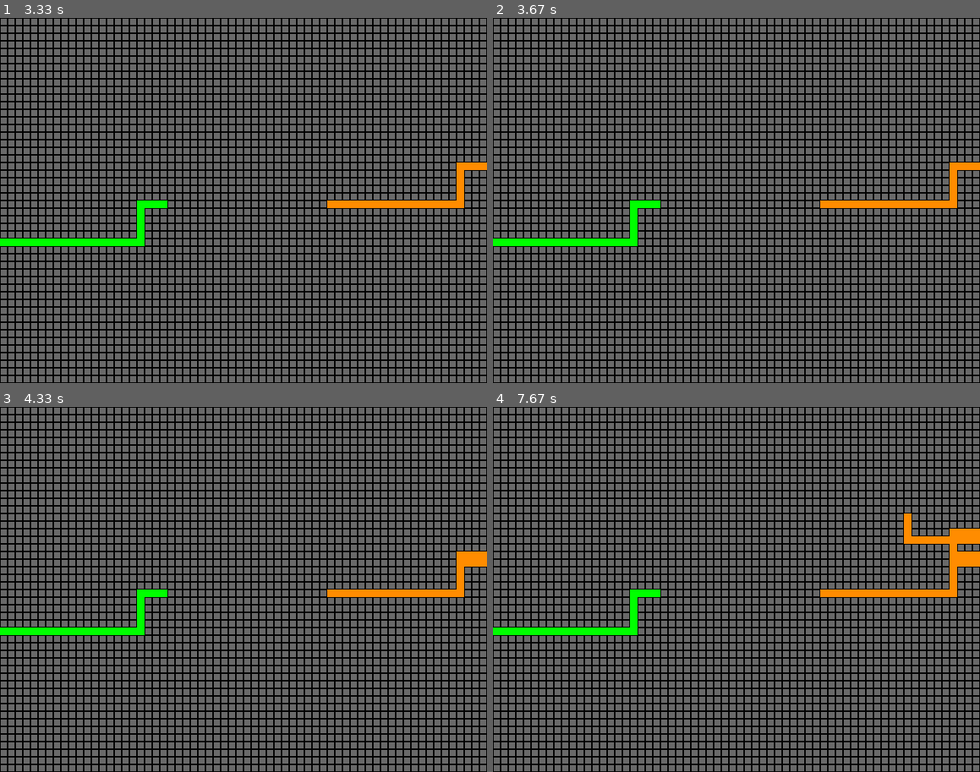
Above: before the commit, frames 1-4 (two rows, left to right).
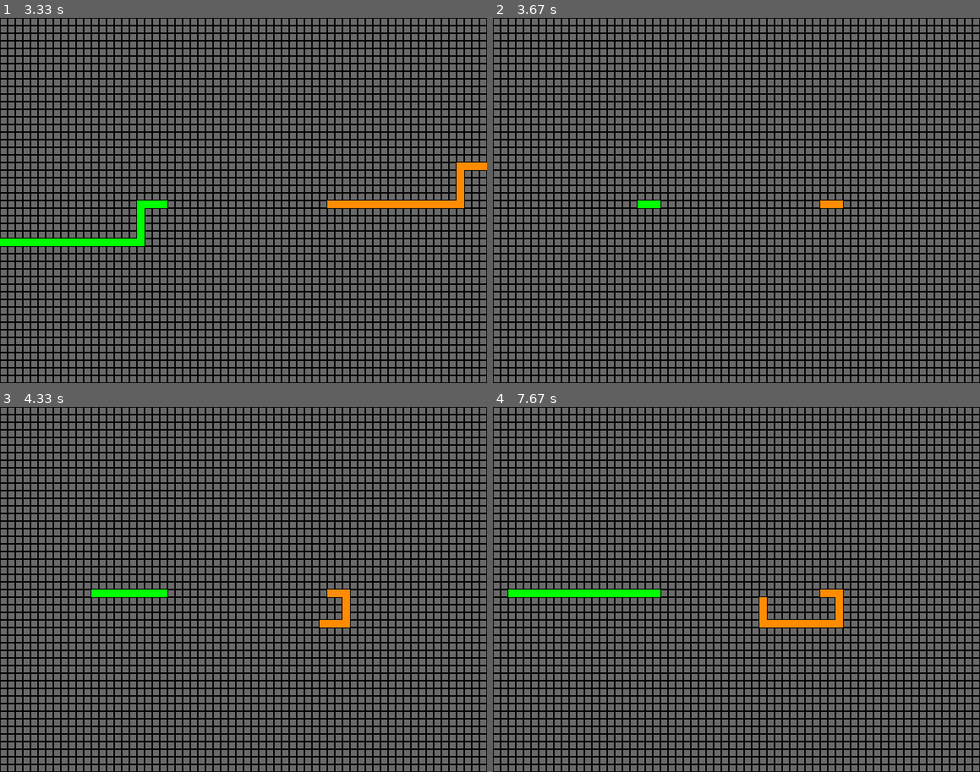
Above: after the commit, the same moments.

Repository: sd18spring/InteractiveProgramming
Game: pygame game, started from tron-master.py
Same seed, same stepped clock (60 frames per second), same inputs: the game is played once before the commit and once after it.
Inputs:
- Up to frame 1 (3.33 s): hold S 0.33-0.8 s; hold Right 0.33-0.8 s; tap A at 0.83 s; hold Up 1.73-2.2 s; hold Right 2.23-2.7 s; tap Space at 3.3 s
- Up to frame 2 (3.67 s): no input
- Up to frame 3 (4.33 s): hold Down 3.7-4 s; hold Left from 4.03 s (still down)
- Up to frame 4 (7.67 s): release Left at 4.43 s; hold Up 4.47-4.83 s; hold Right 4.87-5.5 s; tap Space at 5.53 s; hold Down 5.93-6.3 s; hold Left 6.33-6.8 s; hold Right 6.83-7.3 s; hold Up 7.33-7.63 s

Frame 1 is identical in both runs. In frame 2, 1.5% of the frame differs, in the area x 0-100%, y 39-63%; in frame 3, 2.0%; in frame 4, 3.3%, in the area x 0-100%, y 29-63%.

Commit message:
Final Version

Diff:
--- a/tron-master.py
+++ b/tron-master.py
@@ -9,7 +9,7 @@
 import time
 
 class PyGameWindowView(object):
-    def __init__(self,model,width=640,height=480):
+    def __init__(self,model,width,height):
         self.model = model
         size = (width,height)
         self.model.screen = pygame.display.set_mode(size)
@@ -21,7 +21,7 @@
         for i in range(self.model.height):
             for j in range(self.model.width):
                 cell_coord = (i*self.model.cell_length,j*self.model.cell_length)
-                self.model.cells[(i,j)] = Cell(self.model.screen,cell_coord,cell_size)
+                self.model.cells[(i,j)] = Cellview(self.model.screen,cell_coord,cell_size)
         all_cells = self.model.cells.values()
         for cell in all_cells:
             cell.draw()
@@ -31,36 +31,70 @@
         pygame.display.update()
 
 class TronModelView(object):
-    def __init__(self,cell_length=10,width=640,height=480):
+    def __init__(self,cell_length,width,height):
         pygame.init()
         size = (width,height)
         self.screen = pygame.display.set_mode(size)
         self.width = width
         self.height = height
         self.cell_length = cell_length
+        self.cell_lst = []
+        self.player_paths = []
         self.player1 = Player(self.screen,10,(self.width/2+100),(self.height/2),"r",(255,140,0))
         self.player2 = Player(self.screen,10,(self.width/2-100),(self.height/2),"l",(0,255,0))
+        self.cells_loc = {}
+        for i in range(self.height//cell_length):
+            for j in range(self.width//cell_length):
+                self.cell_lst.append(Cell((i*self.cell_length,j*self.cell_length),cell_length))
+        self.game_over = False
 
     def _draw_players(self):
         self.player1.draw()
         self.player2.draw()
+
+    def in_cell(self):
+        for cell in self.cell_lst:
+            if self.player1.x in cell.xrange and self.player1.y in cell.yrange:
+                self.player1.current_cell = cell
+                break
+        for cell in self.cell_lst:
+            if self.player2.x in cell.xrange and self.player2.y in cell.yrange:
+                self.player2.current_cell = cell
+                break
 
     def update(self):
         self.player1.update()
         self.player2.update()
         if self.player1.crash():
-            self.end_game("PLAYER 2 ")
-            self.player1.dir = "None"
-            self.player2.dir = "None"
+            self.end_game("GREEN ")
         if self.player2.crash():
-            self.end_game("PLAYER 1 ")
-            self.player1.dir = "None"
-            self.player2.dir = "None"
+            self.end_game("ORANGE ")
+
+        last_seen_p1 = self.player1.current_cell
+        last_seen_p2 = self.player2.current_cell
+        self.in_cell()
+        if self.player1.current_cell != last_seen_p1:
+            self.player_paths.append(last_seen_p1)
+        if self.player2.current_cell != last_seen_p2:
+            self.player_paths.append(last_seen_p2)
+
+        if self.player1.current_cell in self.player_paths:
+            self.end_game("GREEN ")
+        if self.player2.current_cell in self.player_paths:
+            self.end_game("ORANGE ")
 
     def end_game(self,player):
         pygame.display.set_caption(player + "WINS!")
+        self.game_over = True
+        self.player1.dir = "None"
+        self.player2.dir = "None"
 
 class Cell(object):
+    def __init__(self, coords, cell_length):
+        self.xrange = range(coords[0],coords[0]+cell_length)
+        self.yrange = range(coords[1],coords[1]+cell_length)
+
+class Cellview(object):
     def __init__(self, draw_screen, coordinates, side_length):
         self.draw_screen = draw_screen
         self.coordinates = coordinates
@@ -83,6 +117,7 @@
         self.vy = 0
         self.dir = direction
         self.color = color
+        self.current_cell = None
 
     def draw(self):
         line_width = .5
@@ -117,6 +152,18 @@
 class PlayerPath(object):
     def __init__(self,model):
         self.model = model
+        self.model.cells_loc = {}
+        for i in range(self.model.height):
+            for j in range(self.model.height):
+                cell_coords = (i*self.model.cell_length,j*self.model.cell_length)
+                self.model.cells_loc[(i,j)] = Cell(self.model.screen,cell_coords,cell_size)
+        self.model.hit_cells = [(self.model.player1.x,self.model.player1.y),(self.model.player2.x,self.model.player2.y)]
+
+    def update(self):
+        if (self.model.player1.x,self.model.player1,y) not in self.hit_cells:
+            self.hit_cells.append((self.model.player1.x, self.model.player1.y))
+        if (self.model.player2.x,self.model.player2.y) not in self.hit_cells:
+            self.hit_cells.append((self.model.player2.x,self.model.player2.y))
 
 class KeyControl(object):
     def __init__(self, model):
@@ -125,48 +172,61 @@
     def handle_event(self, event):
         if event.type != KEYDOWN:
             return
-        if event.key == pygame.K_LEFT:
+        if event.key == pygame.K_LEFT and self.model.game_over != True:
             if self.model.player1.dir != "r":
                 self.model.player1.dir = "l"
-        if event.key == pygame.K_RIGHT:
+        if event.key == pygame.K_RIGHT and self.model.game_over != True:
             if self.model.player1.dir != "l":
                 self.model.player1.dir = "r"
-        if event.key == pygame.K_DOWN:
+        if event.key == pygame.K_DOWN and self.model.game_over != True:
             if self.model.player1.dir != "u":
                 self.model.player1.dir = "d"
-        if event.key == pygame.K_UP:
+        if event.key == pygame.K_UP and self.model.game_over != True:
             if self.model.player1.dir != "d":
                 self.model.player1.dir = "u"
 
-        if event.key ==pygame.K_a:
+        if event.key ==pygame.K_a and self.model.game_over != True:
             if self.model.player2.dir != "r":
                 self.model.player2.dir = "l"
-        if event.key == pygame.K_d:
+        if event.key == pygame.K_d and self.model.game_over != True:
             if self.model.player2.dir != "l":
                 self.model.player2.dir = "r"
-        if event.key == pygame.K_s:
+        if event.key == pygame.K_s and self.model.game_over != True:
             if self.model.player2.dir != "u":
                 self.model.player2.dir = "d"
-        if event.key == pygame.K_w:
+        if event.key == pygame.K_w and self.model.game_over != True:
             if self.model.player2.dir != "d":
                 self.model.player2.dir = "u"
 
+        if event.key == pygame.K_SPACE and self.model.game_over == True:
+            return True
 
 if __name__ == '__main__':
-    pygame.init()
-    model = TronModelView()
-    view = PyGameWindowView(model)
-    view._init_draw()
-    controller = KeyControl(model)
-
-    running = True
-    while running:
-        for event in pygame.event.get():
-            if event.type == QUIT:
-                running = False
-            controller.handle_event(event)
-        model.update()
-        view.draw()
-        time.sleep(.1)
-
-    pygame.quit()
+
+    def main_loop():
+        pygame.init()
+        running = True
+        while running:
+            model = TronModelView(10,640,480)
+            view = PyGameWindowView(model,640,480)
+            view._init_draw()
+            controller = KeyControl(model)
+
+            game_over = False
+            while not game_over:
+                for event in pygame.event.get():
+                    if event.type == QUIT:
+                        running = False
+                        game_over = True
+                    if controller.handle_event(event):
+                        game_over = True
+                    controller.handle_event(event)
+                model.update()
+                view.draw()
+                time.sleep(.1)
+            for event in pygame.event.get():
+                if event.type == QUIT:
+                    running = False
+        pygame.quit()
+
+    main_loop()
--- a/tron-nc01.py
+++ b/tron-nc01.py
@@ -16,7 +16,7 @@
         for i in range(self.model.height):
             for j in range(self.model.width):
                 cell_coord = (i*self.model.cell_length,j*self.model.cell_length)
-                self.model.cells[(i,j)] = Cell(self.model.screen,cell_coord,cell_size)
+                self.model.cells[(i,j)] = Cellview(self.model.screen,cell_coord,cell_size)
         all_cells = self.model.cells.values()
         for cell in all_cells:
             cell.draw()
@@ -33,13 +33,29 @@
         self.width = width
         self.height = height
         self.cell_length = cell_length
+        self.cell_lst = []
+        self.player_paths = []
         self.player1 = Player(self.screen,10,(self.width/2+100),(self.height/2),"r",(255,140,0))
         self.player2 = Player(self.screen,10,(self.width/2-100),(self.height/2),"l",(0,255,0))
+        self.cells_loc = {}
+        for i in range(self.height//cell_length):
+            for j in range(self.width//cell_length):
+                self.cell_lst.append(Cell((i*self.cell_length,j*self.cell_length),cell_length))
         self.game_over = False
 
     def _draw_players(self):
         self.player1.draw()
         self.player2.draw()
+
+    def in_cell(self):
+        for cell in self.cell_lst:
+            if self.player1.x in cell.xrange and self.player1.y in cell.yrange:
+                self.player1.current_cell = cell
+                break
+        for cell in self.cell_lst:
+            if self.player2.x in cell.xrange and self.player2.y in cell.yrange:
+                self.player2.current_cell = cell
+                break
 
     def update(self):
         self.player1.update()
@@ -49,6 +65,19 @@
         if self.player2.crash():
             self.end_game("ORANGE ")
 
+        last_seen_p1 = self.player1.current_cell
+        last_seen_p2 = self.player2.current_cell
+        self.in_cell()
+        if self.player1.current_cell != last_seen_p1:
+            self.player_paths.append(last_seen_p1)
+        if self.player2.current_cell != last_seen_p2:
+            self.player_paths.append(last_seen_p2)
+
+        if self.player1.current_cell in self.player_paths:
+            self.end_game("GREEN ")
+        if self.player2.current_cell in self.player_paths:
+            self.end_game("ORANGE ")
+
     def end_game(self,player):
         pygame.display.set_caption(player + "WINS!")
         self.game_over = True
@@ -56,6 +85,11 @@
         self.player2.dir = "None"
 
 class Cell(object):
+    def __init__(self, coords, cell_length):
+        self.xrange = range(coords[0],coords[0]+cell_length)
+        self.yrange = range(coords[1],coords[1]+cell_length)
+
+class Cellview(object):
     def __init__(self, draw_screen, coordinates, side_length):
         self.draw_screen = draw_screen
         self.coordinates = coordinates
@@ -78,6 +112,7 @@
         self.vy = 0
         self.dir = direction
         self.color = color
+        self.current_cell = None
 
     def draw(self):
         line_width = .5
